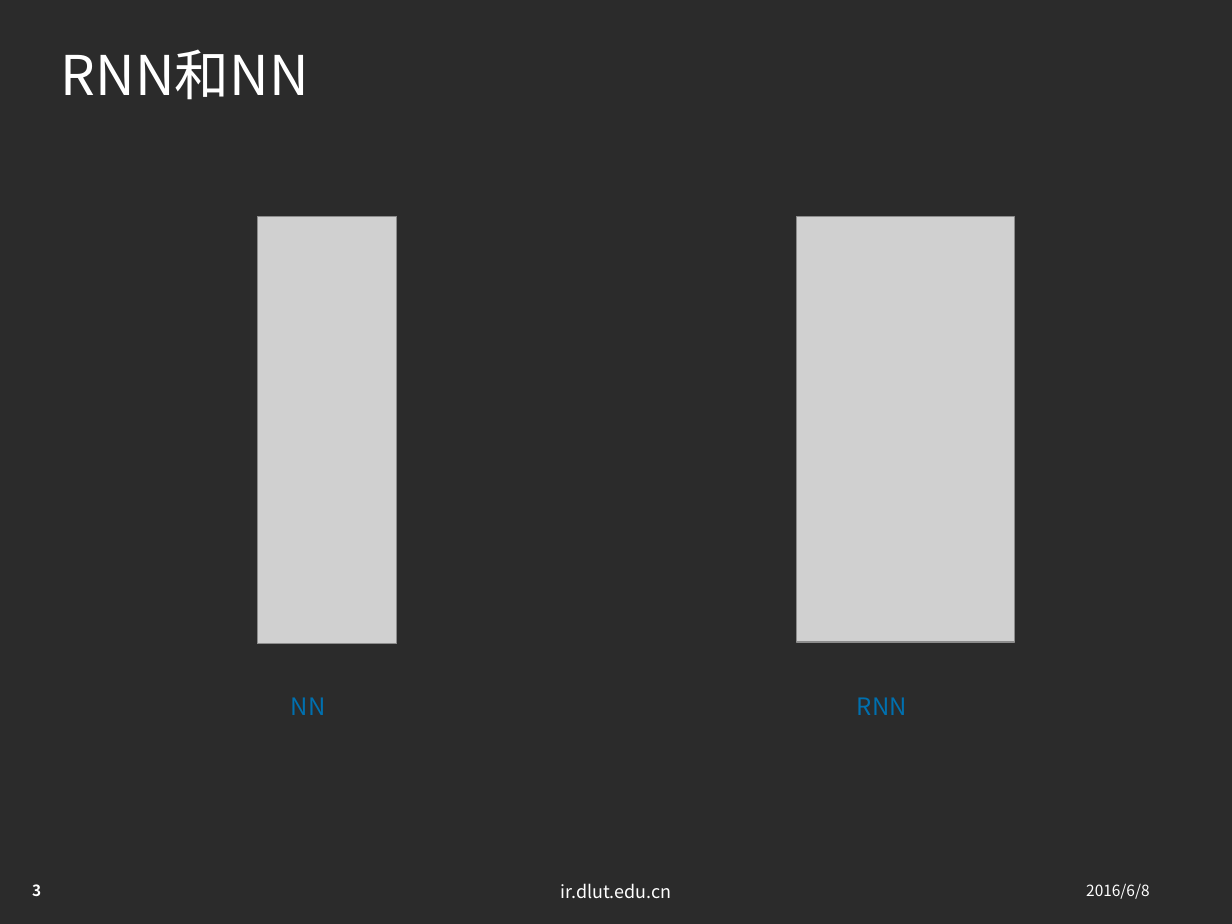
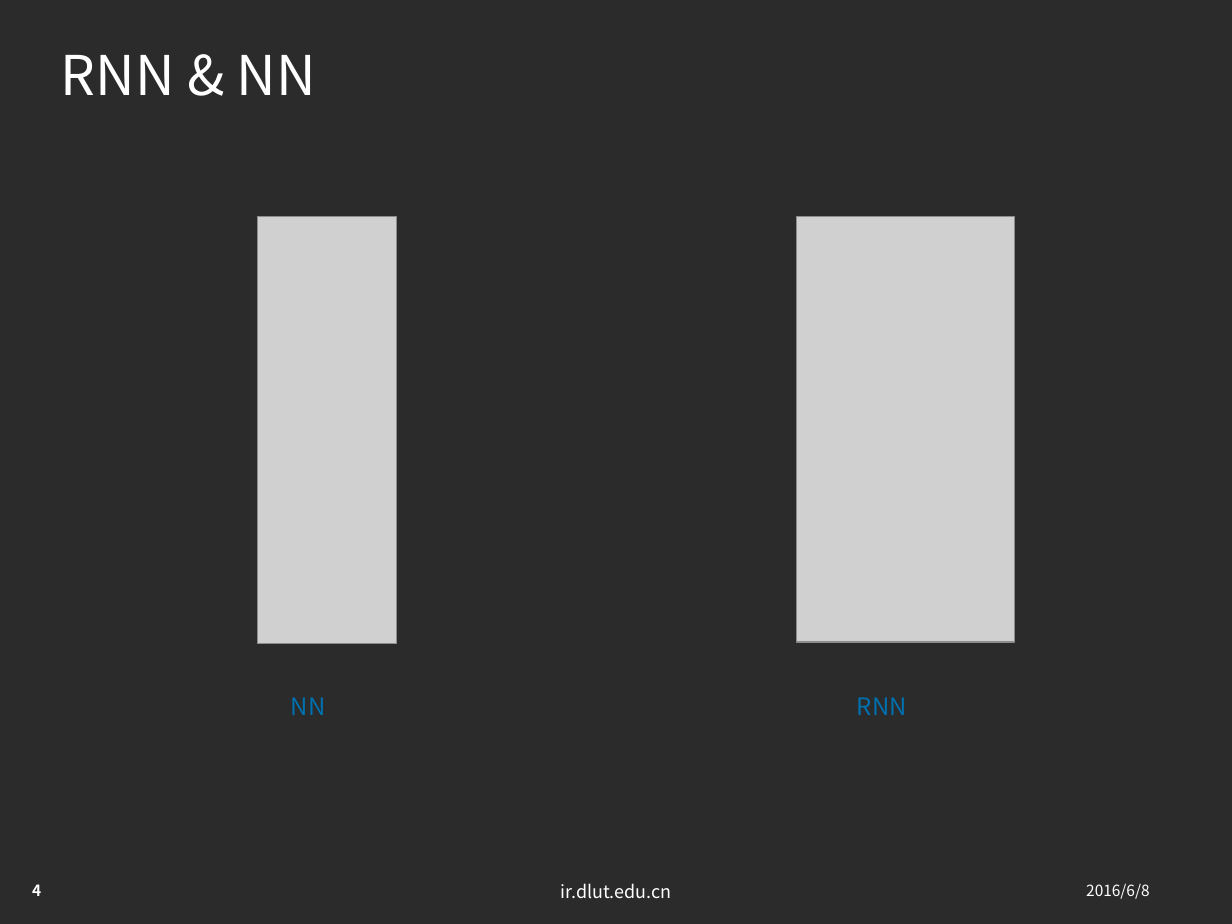
Before and after one commit to jxwb088047/RNN_BPTT_report, a slide deck: slide 4 of 林广和研一下学术ppt-2016-06-06.pptx (slide 3 before the commit). Drawn at 1232x924 pixels with LibreOffice and Linux fonts; fonts in the diff are those of the drawing; grey boxes stand for pictures; background and template pictures are left out; a plain dark background stands for a picture behind light text. Boxes give left, top, right and bottom in pixels: in the first picture for what was removed or moved away, otherwise in the second. Text is boxed around its words. In the diff, an @@ line names an element or a change of style, - is before the commit and + after.

```diff
--- a/林广和研一下学术ppt-2016-06-06.pptx
+++ b/林广和研一下学术ppt-2016-06-06.pptx
@@ title at (x1=61, y1=55, x2=316, y2=95): text changed @@
-RNN和NN
+RNN & NN
@@ page number at (x1=32, y1=884, x2=41, y2=896): text changed @@
-3
+4
```
Also in this commit, not shown: 6 other slides changed, 15 slides added, 1 slide removed.
